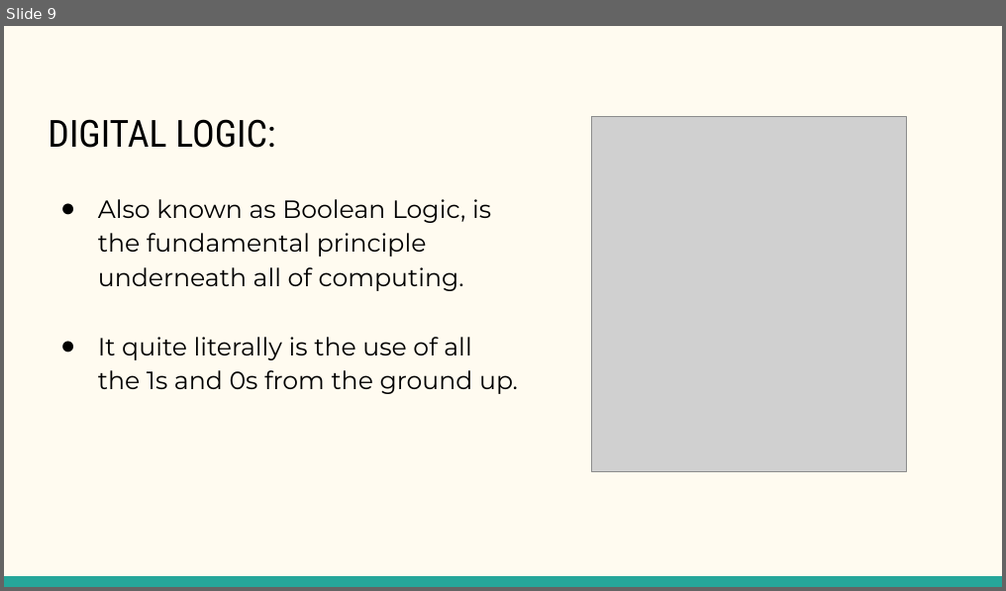
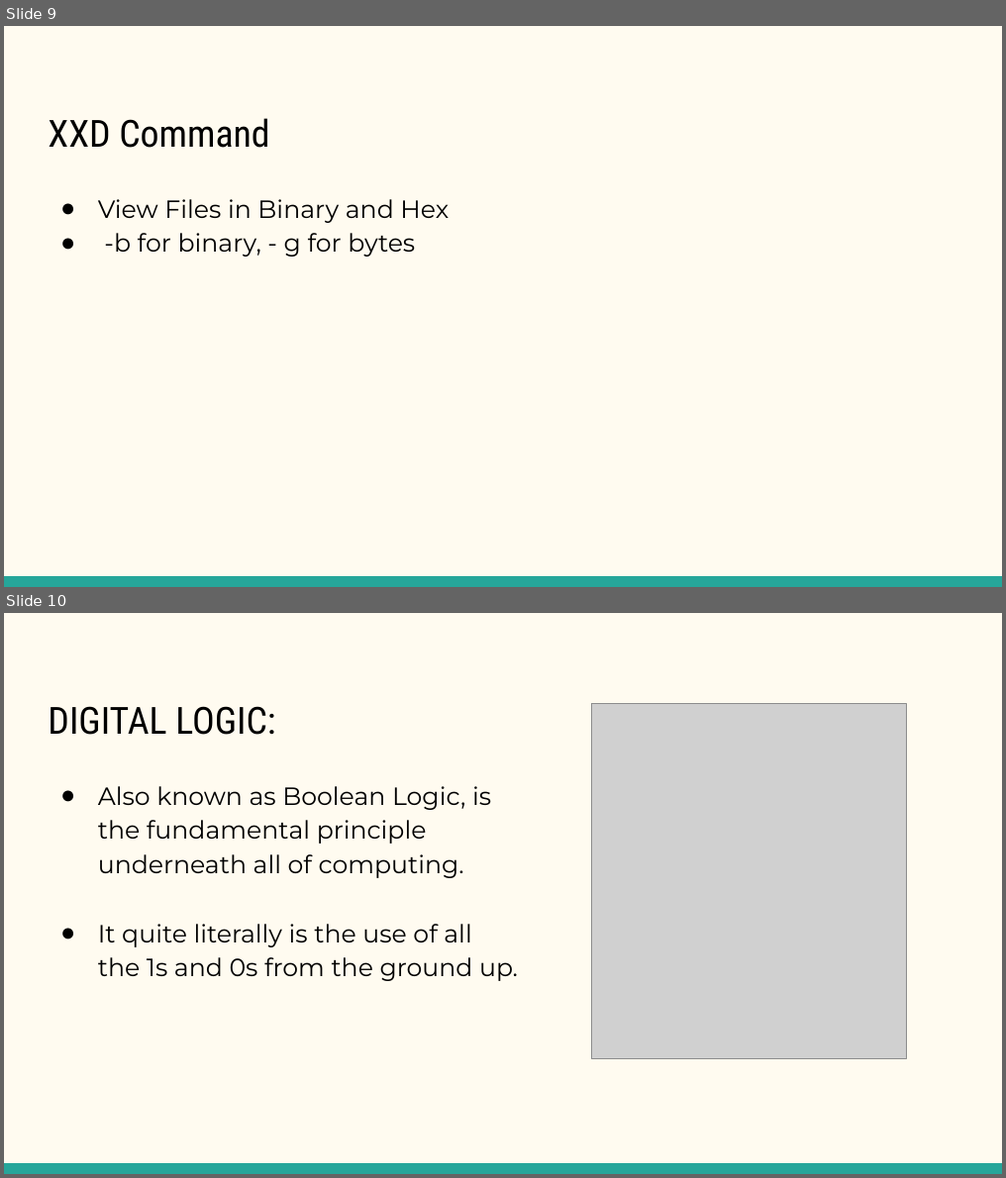
Before and after one commit to cioaonk/Presentations, a slide deck: GCC-Digital Logic.pptx. Shown one above the other, each under a label of ours: slide 9 before the commit, slides 9 and 10 after it. The pictures are 1006x591 and 1006x1178 pixels, drawn with LibreOffice and Linux fonts; fonts in the diff are those of the drawing; grey boxes stand for pictures; background and template pictures are left out. Boxes give left, top, right and bottom in pixels: in the first picture for what was removed or moved away, otherwise in the second. Text is boxed around its words. In the diff, an @@ line names an element or a change of style, - is before the commit and + after.

```diff
--- a/GCC-Digital Logic.pptx
+++ b/GCC-Digital Logic.pptx
@@ slide 9 added at (4,26,1002,587), background #FFFBF0; not listed: 1 template element that a slide beside it also shows @@
@@ title added at (48,118,269,148), 27 pt, text #000000 @@
+XXD Command
@@ text added at (98,199,449,257), 18 pt, text #000000 @@
+● View Files in Binary and Hex
+● -b for binary, - g for bytes
@@ what was slide 9 is now slide 10 @@
```
Also in this commit, not shown: 1 slide changed, 3 other slides added, 2 slides removed.
